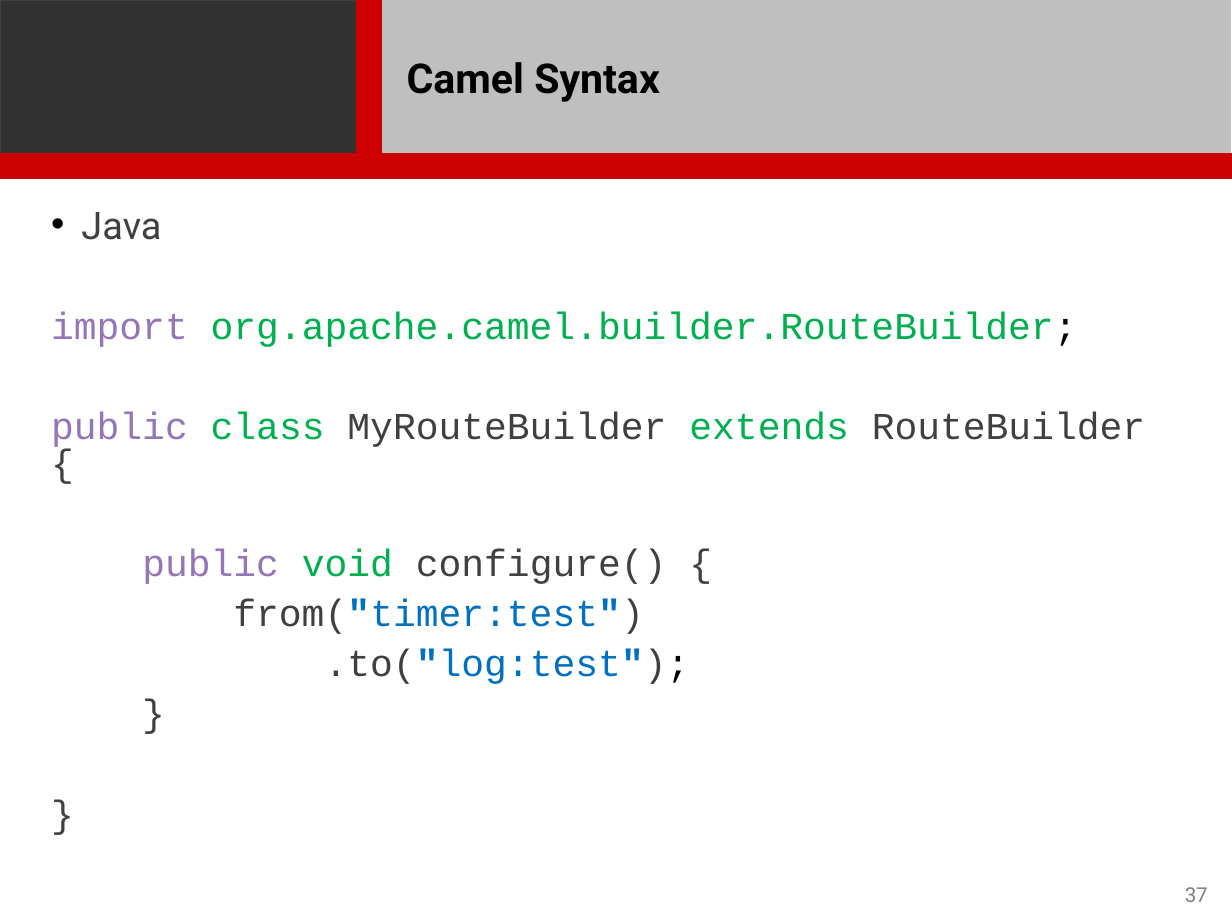
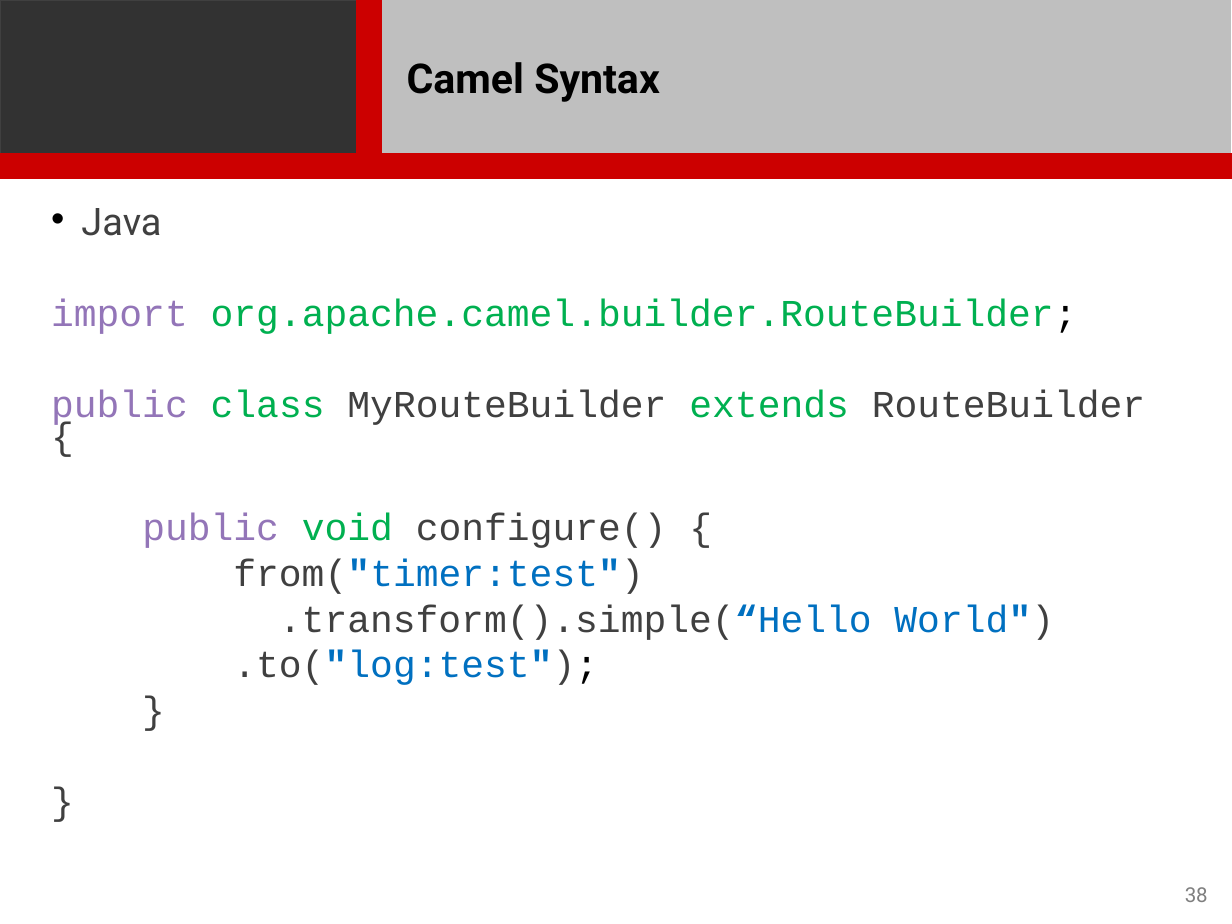
Before and after one commit to rstroop/nch-bootcamp, a slide deck: slide 38 of presentations/Fuse/Fuse.pptx (slide 37 before the commit). Drawn at 1232x924 pixels with LibreOffice and Linux fonts; fonts in the diff are those of the drawing; background and template pictures are left out. Boxes give left, top, right and bottom in pixels: in the first picture for what was removed or moved away, otherwise in the second. Text is boxed around its words. In the diff, an @@ line names an element or a change of style, - is before the commit and + after.

```diff
--- a/presentations/Fuse/Fuse.pptx
+++ b/presentations/Fuse/Fuse.pptx
@@ text at <box>51,208,1145,685</box>: line spacing 0.8 to 0.7 @@
@@ text at <box>279,604,1054,640</box>: paragraph added @@
+.transform().simple(“Hello World")
@@ page number at <box>1185,887,1208,902</box>: text changed @@
-37
+38
```
Also in this commit, not shown: 7 other slides changed, 1 slide added.
